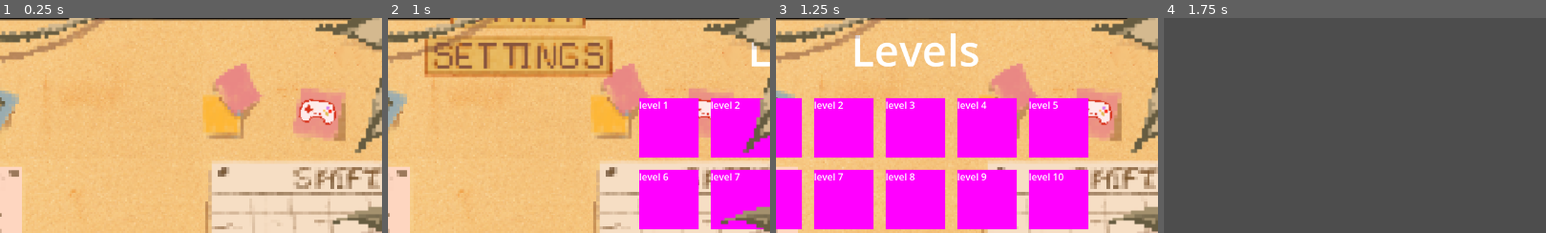
Above: before the commit, frames 1-4 (left to right).
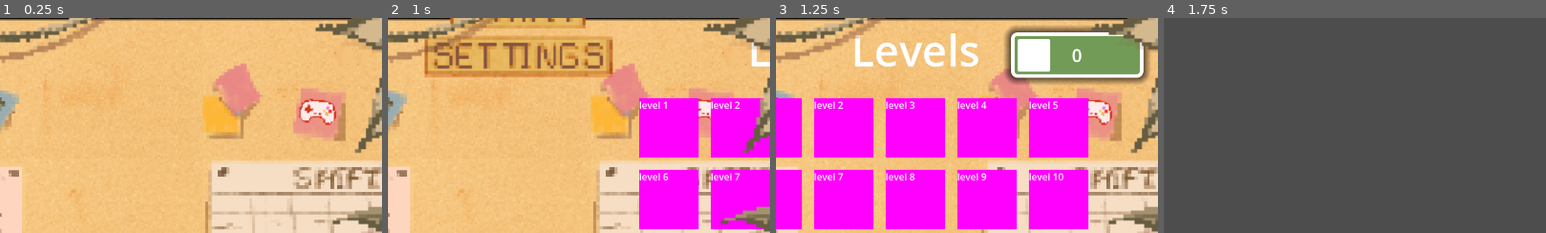
Above: after the commit, the same moments.

Repository: Project-Pixel-UoS/Brew-n-Buzz
Game: Godot game, scene res://scenes/main_menu.tscn
The game is run twice, just before and just after one commit, with the same random seed, the same clock (stepped at 60 frames per second) and the same inputs.
Inputs (mouse positions are % of the whole screen's width and height, from its top left):
- Up to frame 1 (0.25 s): no input
- Up to frame 2 (1 s): click (50, 67) at 0.5 s
- Up to frame 3 (1.25 s): no input
- Up to frame 4 (1.75 s): click "level 1" at 1.25 s
The pictures show only the part of the screen within x 33-83%, y 8-58%; the shares and areas given below are measured in that part.

Frames 1-2 are identical in both runs. In frame 3, 9.5% of the frame differs, in the area x 59-98%, y 3-31%; in frame 4, nothing differs.

Commit message:
[feat]: Added a GameManager and money counter

Diff:
--- /dev/null
+++ b/assets/main_menu/components/back_button.gd
@@ -0,0 +1,11 @@
+extends Button
+
+
+# Called when the node enters the scene tree for the first time.
+func _ready() -> void:
+	pass # Replace with function body.
+
+
+# Called every frame. 'delta' is the elapsed time since the previous frame.
+func _process(delta: float) -> void:
+	pass
--- /dev/null
+++ b/scenes/game_manager.gd
@@ -0,0 +1,9 @@
+extends Node
+
+var total_money = 0
+
+func add_money(money):
+	total_money += money
+
+func get_money():
+	return total_money
--- a/scenes/main_menu.tscn
+++ b/scenes/main_menu.tscn
@@ -13,11 +13,33 @@
 [ext_resource type="Script" path="res://scripts/saved_game.gd" id="9_08i8y"]
 [ext_resource type="Texture2D" uid="uid://8odguhgmhxjc" path="res://images/menu/plants_left.png" id="10_lyvtn"]
 [ext_resource type="Texture2D" uid="uid://b4788gbrrrlce" path="res://images/menu/plants_right.png" id="11_amd6u"]
+[ext_resource type="Script" path="res://scenes/money_counter.gd" id="11_n08fg"]
 [ext_resource type="PackedScene" uid="uid://ddhh2xsw1lvqd" path="res://assets/main_menu/components/title_label.tscn" id="13_h33pi"]
 [ext_resource type="Texture2D" uid="uid://ctiw86b4ohhhi" path="res://images/menu/logo.png" id="14_ishto"]
 [ext_resource type="PackedScene" uid="uid://4r5vd3qgx1g6" path="res://assets/main_menu/components/back_button.tscn" id="15_4amlb"]
+[ext_resource type="Script" path="res://scenes/game_manager.gd" id="17_dkr4e"]
 
 [sub_resource type="Theme" id="Theme_id8kp"]
+
+[sub_resource type="StyleBoxFlat" id="StyleBoxFlat_p2jiu"]
+bg_color = Color(0.448437, 0.608589, 0.342772, 1)
+border_width_left = 6
+border_width_top = 6
+border_width_right = 6
+border_width_bottom = 6
+border_color = Color(1, 1, 1, 1)
+corner_radius_top_left = 10
+corner_radius_top_right = 10
+corner_radius_bottom_right = 10
+corner_radius_bottom_left = 10
+shadow_size = 13
+
+[sub_resource type="StyleBoxFlat" id="StyleBoxFlat_fybge"]
+bg_color = Color(1, 1, 1, 1)
+corner_radius_top_left = 4
+corner_radius_top_right = 4
+corner_radius_bottom_right = 4
+corner_radius_bottom_left = 4
 
 [sub_resource type="Resource" id="Resource_kliah"]
 script = ExtResource("9_08i8y")
@@ -25,6 +47,9 @@
 level_started = 0
 
 [node name="MainMenu" type="Node2D"]
+
+[node name="GameManager" type="Node" parent="."]
+script = ExtResource("17_dkr4e")
 
 [node name="BackgroundCanvas" type="CanvasLayer" parent="."]
 
@@ -109,6 +134,54 @@
 [node name="AnimationComponent" type="Node" parent="MenuCanvas/LevelsMenu/BackButton" index="0"]
 script = ExtResource("7_4kjcu")
 transition_type = 1
+
+[node name="MoneyContainer" type="Panel" parent="MenuCanvas/LevelsMenu"]
+layout_mode = 1
+offset_left = 800.0
+offset_top = 80.0
+offset_right = 1022.0
+offset_bottom = 156.0
+theme_override_styles/panel = SubResource("StyleBoxFlat_p2jiu")
+
+[node name="ImageFrame" type="Panel" parent="MenuCanvas/LevelsMenu/MoneyContainer"]
+layout_mode = 1
+anchors_preset = 4
+anchor_top = 0.5
+anchor_bottom = 0.5
+offset_left = 10.5
+offset_top = -27.5
+offset_right = 65.5
+offset_bottom = 27.5
+grow_vertical = 2
+theme_override_styles/panel = SubResource("StyleBoxFlat_fybge")
+
+[node name="MoneyIcon" type="TextureRect" parent="MenuCanvas/LevelsMenu/MoneyContainer/ImageFrame"]
+layout_mode = 1
+anchors_preset = 8
+anchor_left = 0.5
+anchor_top = 0.5
+anchor_right = 0.5
+anchor_bottom = 0.5
+offset_left = -22.0
+offset_top = -22.0
+offset_right = 22.0
+offset_bottom = 22.0
+grow_horizontal = 2
+grow_vertical = 2
+
+[node name="MoneyLabel" type="Label" parent="MenuCanvas/LevelsMenu/MoneyContainer"]
+layout_mode = 1
+anchors_preset = 15
+anchor_right = 1.0
+anchor_bottom = 1.0
+grow_horizontal = 2
+grow_vertical = 2
+theme_override_font_sizes/font_size = 30
+text = "0
+"
+horizontal_alignment = 1
+vertical_alignment = 1
+script = ExtResource("11_n08fg")
 
 [node name="SaverLoader" type="Node" parent="."]
 unique_name_in_owner = true
--- /dev/null
+++ b/scenes/money_counter.gd
@@ -0,0 +1,7 @@
+extends Control
+
+@onready var money_label: Label = $"."
+@onready var game_manager: Node = $"../../../../GameManager"
+
+func _process(delta: float) -> void:
+	money_label.text=str(game_manager.get_money())
Not shown: 1 places in scenes/main_menu.tscn that only renumber resources
